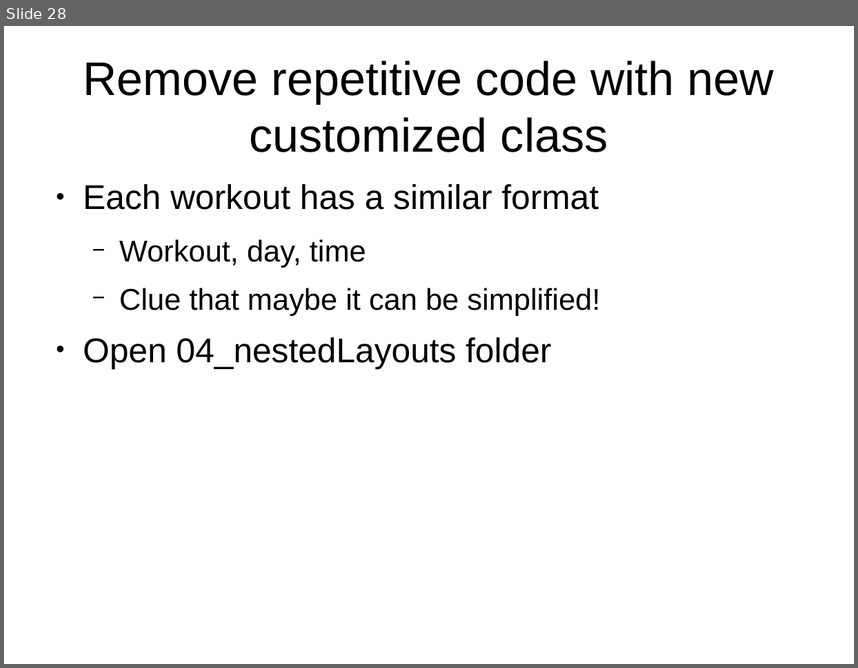
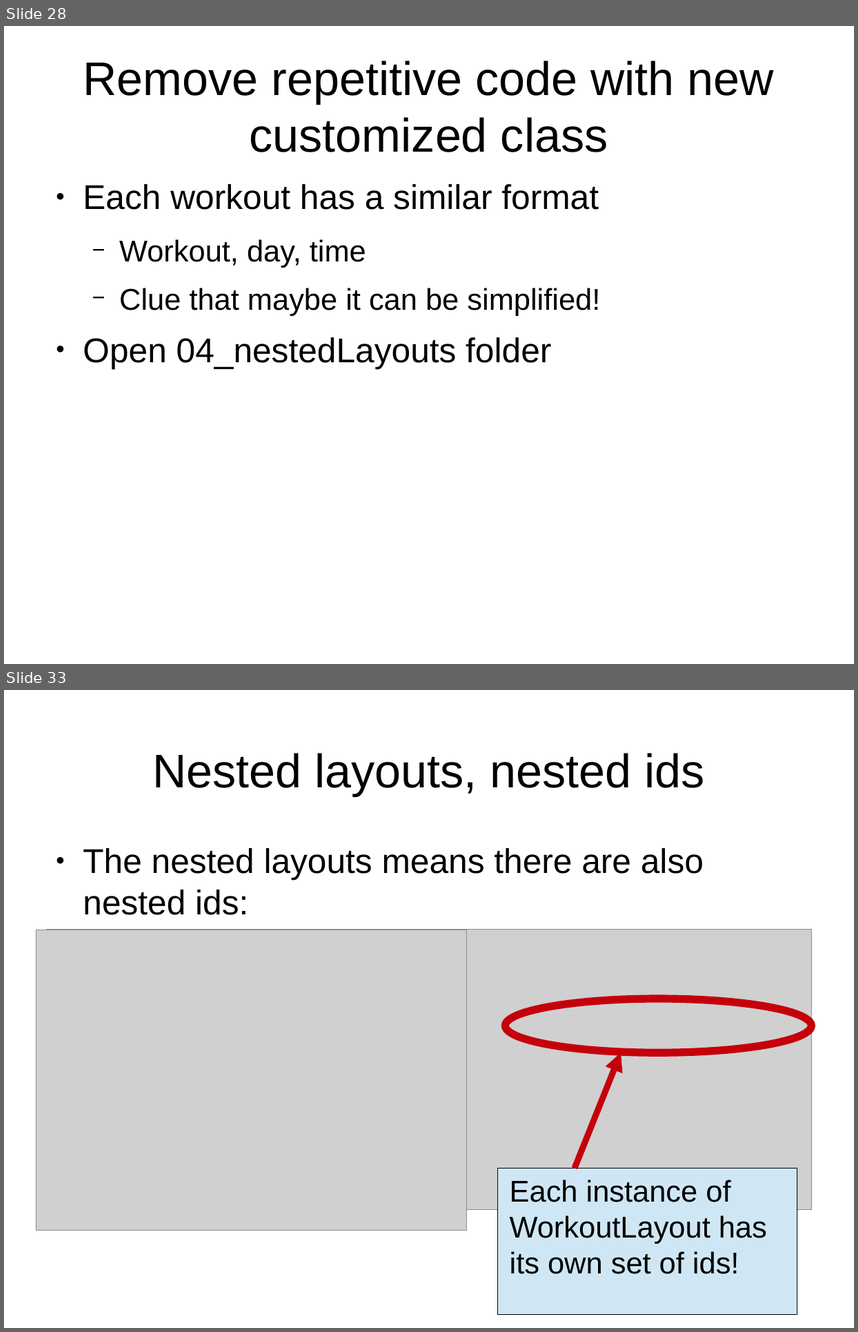
Before and after one commit to adasilva/intro_kivy, a slide deck: intro_kivy.odp. Shown one above the other, each under a label of ours: slide 28 before the commit, slides 28 and 33 after it; the slides between them are not shown. The pictures are 858x668 and 858x1332 pixels, drawn with LibreOffice and Linux fonts; fonts in the diff are those of the drawing; grey boxes stand for pictures. Boxes give left, top, right and bottom in pixels: in the first picture for what was removed or moved away, otherwise in the second. Text is boxed around its words. In the diff, an @@ line names an element or a change of style, - is before the commit and + after.

Commit message:
added 04_nestedLayouts and associated slides

```diff
--- a/intro_kivy.odp
+++ b/intro_kivy.odp
@@ slide 33 added at (4, 690, 854, 1328), background #FFFFFF @@
@@ title added at (152, 753, 704, 796), 44 pt, text #000000 @@
+Nested layouts, nested ids
@@ text added at (83, 848, 704, 915), 32 pt, text #000000 @@
+● The nested layouts means there are also nested ids:
@@ picture added at (36, 930, 467, 1230) @@
@@ picture added at (46, 929, 812, 1209) @@
@@ ellipse added at (506, 998, 812, 1052), outline #C5000B 7.2 pt @@
@@ arrow added from (575, 1168) to (621, 1052), #C5000B 5.75 pt @@
@@ rectangle added at (497, 1168, 797, 1315), fill #CFE7F5, outline #000000 0 pt @@
@@ text added at (510, 1179, 767, 1274), 28 pt, text #000000 @@
+Each instance of WorkoutLayout has its own set of ids!
```
Also in this commit, not shown: 5 other slides added, 2 other files.
